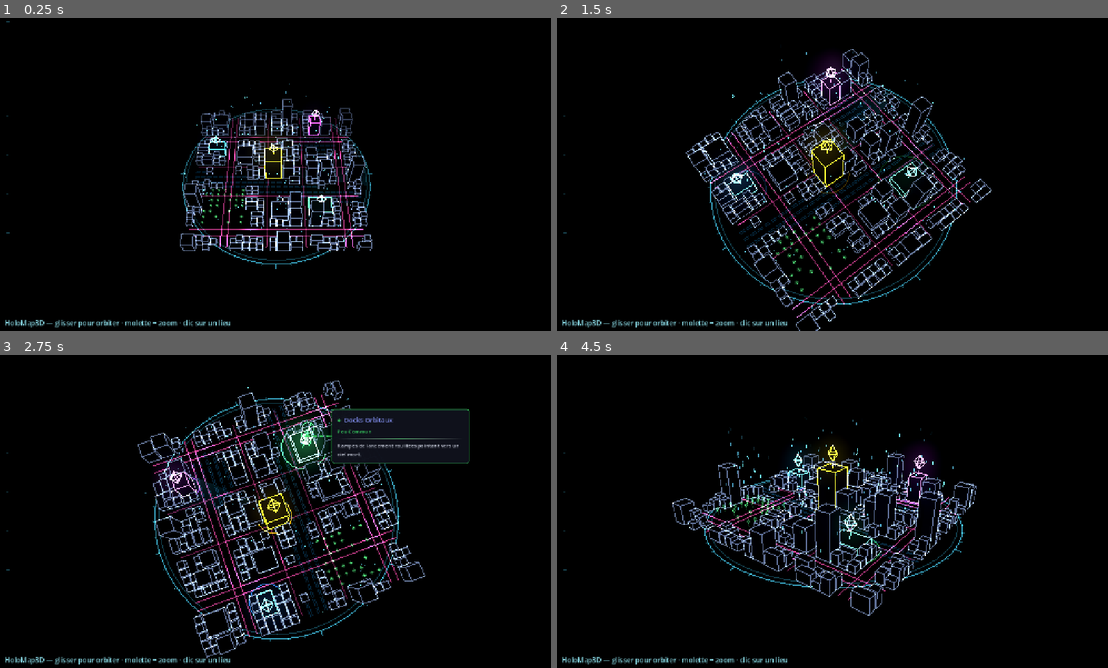
Above: before the commit, frames 1-4 (two rows, left to right).
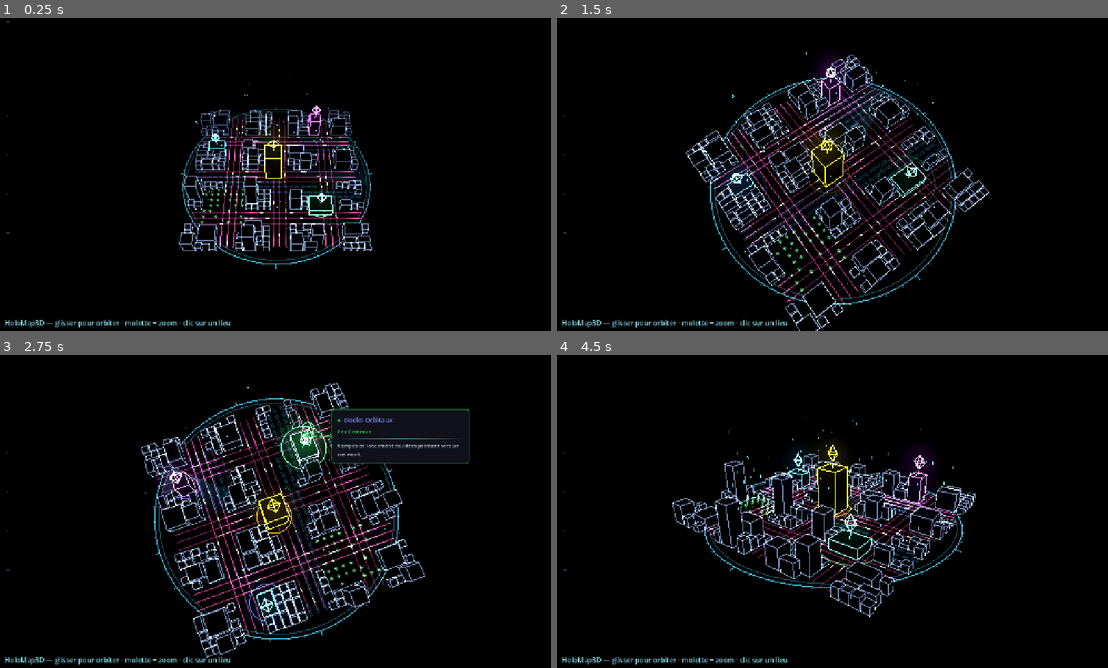
Above: after the commit, the same moments.

Repository: Rhend/Reliquary
Game: Godot game, scene res://scenes/holomap3d/holo_map_3d.tscn
The game is run twice, just before and just after one commit, with the same random seed, the same clock (stepped at 60 frames per second) and the same inputs. This scene is started directly instead of the project's main scene.
Inputs (mouse positions are in pixels of both pictures, inside the frame that each line leads up to):
- Up to frame 1 (0.25 s): no input
- Up to frame 2 (1.5 s): tap Enter at 0.5, 0.6 s; move the mouse to (953, 158) at 0.52 s; hold Right 0.53-1.25 s; click (953, 158) at 0.67 s; tap Space (ui_select) at 0.77 s; drag from (722, 190) to (804, 237) at 1.27 s
- Up to frame 3 (2.75 s): move the mouse to (330, 442) at 2.02 s; hold Right from 2.03 s (still down); tap Enter at 2.1 s
- Up to frame 4 (4.5 s): release Right at 2.75 s; drag from (804, 574) to (667, 464) at 2.77 s; move the mouse to (997, 558) at 3.52 s; hold Left 3.53-4.25 s; tap Enter at 3.6 s; tap Space (ui_select) at 3.77 s; drag from (667, 464) to (749, 433) at 4.27 s

The runs differ from the first frame. In frame 1, 6.5% of the frame differs, in the area x 32-68%, y 19-81%; in frame 2, 7.9%; in frame 3, 8.4%, in the area x 24-78%, y 8-96%; in frame 4, 6.3%.

Commit message:
feat(holomap3d): trafic néon sur la voirie + particules /2
- Trafic : traînées lumineuses qui circulent le long des routes (holo_traffic
  .gdshader, translation animée via UV2=vecteur de trajet). Cyan dans un sens,
  ambre dans l'autre (phares/feux). S'estompent au loin (brume) et masquées
  derrière les bâtiments. Exposé : trafic_actif, voitures_par_voie,
  vitesse_voitures, couleurs aller/retour.
- Poussières de données divisées par 2 (motes_count 160 -> 80).
- Inclut les overrides d'inspecteur de holo_map_3d.tscn (voirie/faces/lumière).

Co-Authored-By: Claude Opus 4.8 <noreply@anthropic.com>

Diff:
--- a/scenes/holomap3d/HoloMap3D.gd
+++ b/scenes/holomap3d/HoloMap3D.gd
@@ -32,6 +32,7 @@
 const ROUTE_SHADER := preload("res://scenes/holomap3d/holo_route.gdshader")
 const FACE_SHADER := preload("res://scenes/holomap3d/holo_face.gdshader")
 const MOTES_SHADER := preload("res://scenes/holomap3d/holo_motes.gdshader")
+const TRAFFIC_SHADER := preload("res://scenes/holomap3d/holo_traffic.gdshader")
 const FACE_INSET := 0.96   # faces légèrement insérées → les arêtes ne sont pas avalées
 
 @export var seed_val := 1337
@@ -119,9 +120,15 @@
 @export var zoom_amorti := true               # zoom molette lissé
 @export var hud_actif := true                 # habillage HUD 2D (crochets + ligne de scan)
 @export var motes_actif := true               # poussières de données qui montent
-@export var motes_count := 160
+@export var motes_count := 80
 @export var motes_hauteur := 3.5              # hauteur de montée des poussières
 @export var couleur_motes := Color(0.40, 0.85, 1.00)
+# Trafic : traînées lumineuses qui circulent sur les routes.
+@export var trafic_actif := true
+@export var voitures_par_voie := 2            # nb de véhicules par sens et par route
+@export var vitesse_voitures := 0.08          # tours/seconde
+@export var couleur_voiture_aller := Color(0.55, 0.90, 1.00)   # cyan (phares)
+@export var couleur_voiture_retour := Color(1.00, 0.55, 0.25)  # ambre (feux arrière)
 # Brume de profondeur : les arêtes lointaines s'estompent (focus centre).
 @export var brume_debut := 16.0
 @export var brume_fin := 30.0
@@ -147,6 +154,7 @@
 var _hovered: HoloLocation3D
 var _radar: Node3D
 var _mat_motes: ShaderMaterial
+var _mat_trafic: ShaderMaterial
 var _distance_cible := 15.0
 var _intro_en_cours := false
 
@@ -234,10 +242,15 @@
 	_mat_motes.set_shader_parameter("mote_color", couleur_motes)
 	_mat_motes.set_shader_parameter("hauteur", motes_hauteur)
 
-	# Brume de profondeur : poussée sur les matériaux de lignes/routes (les faces
-	# ne fadent pas → l'occlusion reste). Les lieux/faisceaux utilisent les
-	# valeurs par défaut du shader (cohérentes avec ces exports).
-	for m: ShaderMaterial in [_mat_decor, _mat_ambiance, _mat_routes]:
+	# Trafic (traînées le long des routes).
+	_mat_trafic = ShaderMaterial.new()
+	_mat_trafic.shader = TRAFFIC_SHADER
+	_mat_trafic.set_shader_parameter("vitesse", vitesse_voitures)
+
+	# Brume de profondeur : poussée sur les matériaux de lignes/routes/trafic
+	# (les faces ne fadent pas → l'occlusion reste). Les lieux/faisceaux
+	# utilisent les valeurs par défaut du shader (cohérentes avec ces exports).
+	for m: ShaderMaterial in [_mat_decor, _mat_ambiance, _mat_routes, _mat_trafic]:
 		m.set_shader_parameter("fog_debut", brume_debut)
 		m.set_shader_parameter("fog_fin", brume_fin)
 
@@ -321,10 +334,47 @@
 		_build_decor()
 	_build_ville()
 	_construire_lieux(lieux)
+	if trafic_actif:
+		_build_trafic()
 	if motes_actif:
 		_build_motes()
 	if radar_actif:
 		_build_radar()
+
+# ─── Trafic : traînées lumineuses qui circulent sur les routes ─
+func _build_trafic() -> void:
+	var rng := RandomNumberGenerator.new()
+	rng.seed = seed_val ^ 0xCA4F1C
+	var y := 0.03
+	var carlen := taille_cellule * 0.55
+	var lz := Vector3(0, 0, float(grille - 1) * taille_cellule)   # trajet le long de Z
+	var lx := Vector3(float(grille - 1) * taille_cellule, 0, 0)   # trajet le long de X
+	var s := SurfaceTool.new()
+	s.begin(Mesh.PRIMITIVE_LINES)
+	for col in _cols_route:
+		_semer_voitures(s, _world(col, 0, y), lz, carlen, rng, couleur_voiture_aller)
+		_semer_voitures(s, _world(col, grille - 1, y), -lz, carlen, rng, couleur_voiture_retour)
+	for row in _rows_route:
+		_semer_voitures(s, _world(0, row, y), lx, carlen, rng, couleur_voiture_aller)
+		_semer_voitures(s, _world(grille - 1, row, y), -lx, carlen, rng, couleur_voiture_retour)
+	var mi := MeshInstance3D.new()
+	mi.name = "Trafic"
+	mi.mesh = s.commit()
+	mi.material_override = _mat_trafic
+	_monde.add_child(mi)
+
+# Sème `voitures_par_voie` segments sur une route : base = départ, UV2 = vecteur
+# de trajet complet (le shader translate selon la phase UV.x dans le temps).
+func _semer_voitures(s: SurfaceTool, depart: Vector3, trajet: Vector3, carlen: float,
+		rng: RandomNumberGenerator, couleur: Color) -> void:
+	var dirn := trajet.normalized()
+	var uv2 := Vector2(trajet.x, trajet.z)
+	for _c in maxi(0, voitures_par_voie):
+		var ph := rng.randf()
+		var p0 := depart
+		var p1 := depart + dirn * carlen
+		s.set_color(couleur); s.set_uv(Vector2(ph, 0)); s.set_uv2(uv2); s.add_vertex(p0)
+		s.set_color(couleur); s.set_uv(Vector2(ph, 0)); s.set_uv2(uv2); s.add_vertex(p1)
 	if intro_actif:
 		_jouer_intro()
 
--- a/scenes/holomap3d/holo_map_3d.tscn
+++ b/scenes/holomap3d/holo_map_3d.tscn
@@ -1,6 +1,12 @@
-[gd_scene load_steps=2 format=3 uid="uid://b3holomap3dcyber"]
+[gd_scene format=3 uid="uid://bw5dwb6niy5rd"]
 
-[ext_resource type="Script" path="res://scenes/holomap3d/HoloMap3D.gd" id="1_holo3d"]
+[ext_resource type="Script" uid="uid://bqblcnjgaqdjj" path="res://scenes/holomap3d/HoloMap3D.gd" id="1_holo3d"]
 
-[node name="HoloMap3D" type="Node3D"]
+[node name="HoloMap3D" type="Node3D" unique_id=505832886]
 script = ExtResource("1_holo3d")
+rue_secondaire = 3
+avenue_largeur = 3
+avenue_tous_les = 4
+opacite_faces = 0.4
+luminosite_decor = 1.5
+luminosite_ambiance = 0.65
--- /dev/null
+++ b/scenes/holomap3d/holo_traffic.gdshader
@@ -0,0 +1,39 @@
+// ============================================================
+// holo_traffic.gdshader - Trafic : traînées lumineuses le long des routes.
+//
+// Appliqué à un mesh de courts segments (PRIMITIVE_LINES), un par « voiture ».
+// UV.x = phase [0,1] ; UV2 = vecteur de trajet COMPLET (longueur de la route,
+// orientation) ; COLOR.rgb = couleur (cyan = aller, ambre = retour). Le vertex
+// shader translate le segment le long du trajet selon TIME (boucle via fract).
+// Additif, sans écriture de profondeur, avec la même brume de profondeur que
+// le reste. IMPORTANT : commentaires ASCII pur.
+// ============================================================
+shader_type spatial;
+render_mode unshaded, blend_add, cull_disabled, depth_draw_never, shadows_disabled;
+
+uniform float vitesse = 0.08;     // tours/seconde (lent)
+uniform float emission = 2.2;     // glint lumineux (glow)
+uniform float fog_debut = 16.0;
+uniform float fog_fin = 30.0;
+uniform float fog_min = 0.25;
+
+varying vec3 w_pos;
+varying float v_a;
+
+void vertex() {
+	float t = fract(UV.x + TIME * vitesse);
+	VERTEX.x += UV2.x * t;
+	VERTEX.z += UV2.y * t;
+	w_pos = (MODEL_MATRIX * vec4(VERTEX, 1.0)).xyz;
+	// Fondu aux extrémités de boucle : pas de pop au bout de la route.
+	v_a = smoothstep(0.0, 0.05, t) * (1.0 - smoothstep(0.93, 1.0, t));
+}
+
+void fragment() {
+	float d = distance(w_pos, CAMERA_POSITION_WORLD);
+	float fade = mix(1.0, fog_min, smoothstep(fog_debut, fog_fin, d));
+	vec3 c = COLOR.rgb * emission * fade;
+	ALBEDO = c;
+	EMISSION = c;
+	ALPHA = v_a * fade;
+}
Not shown, added: scenes/holomap3d/holo_traffic.gdshader.uid
